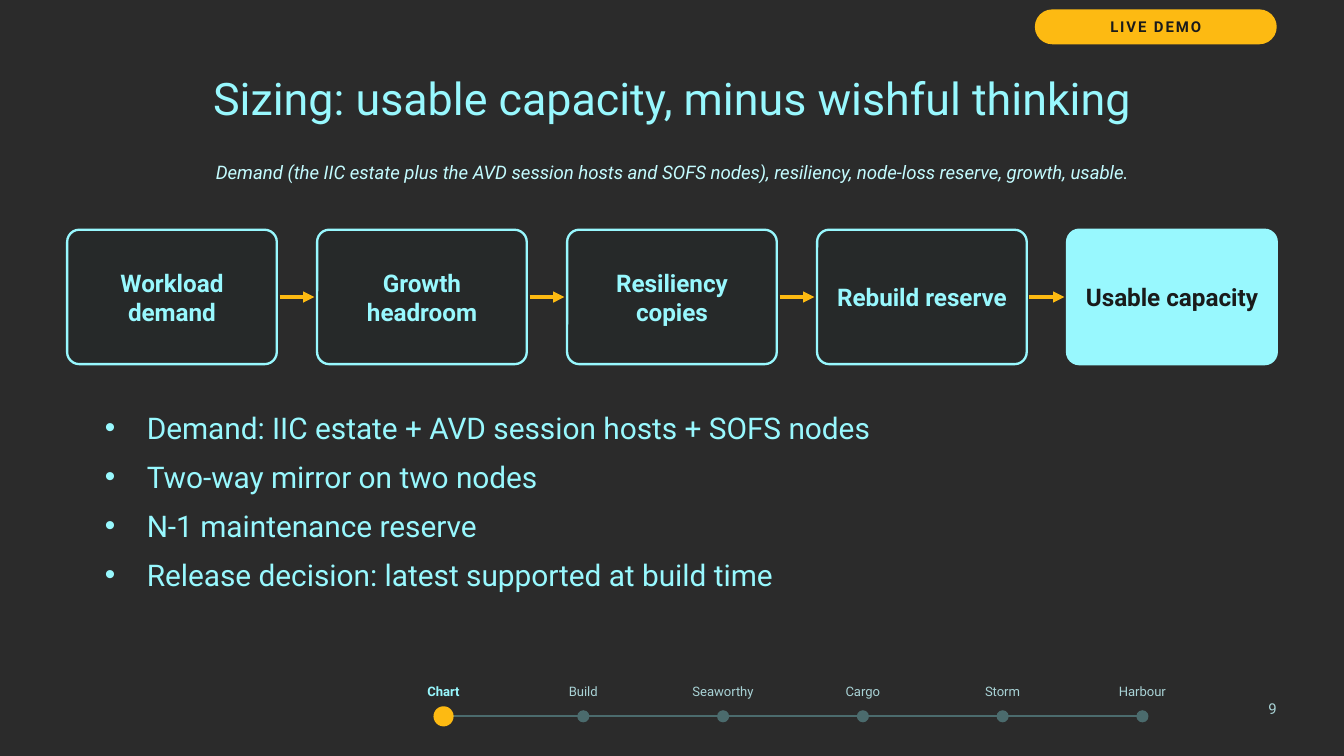
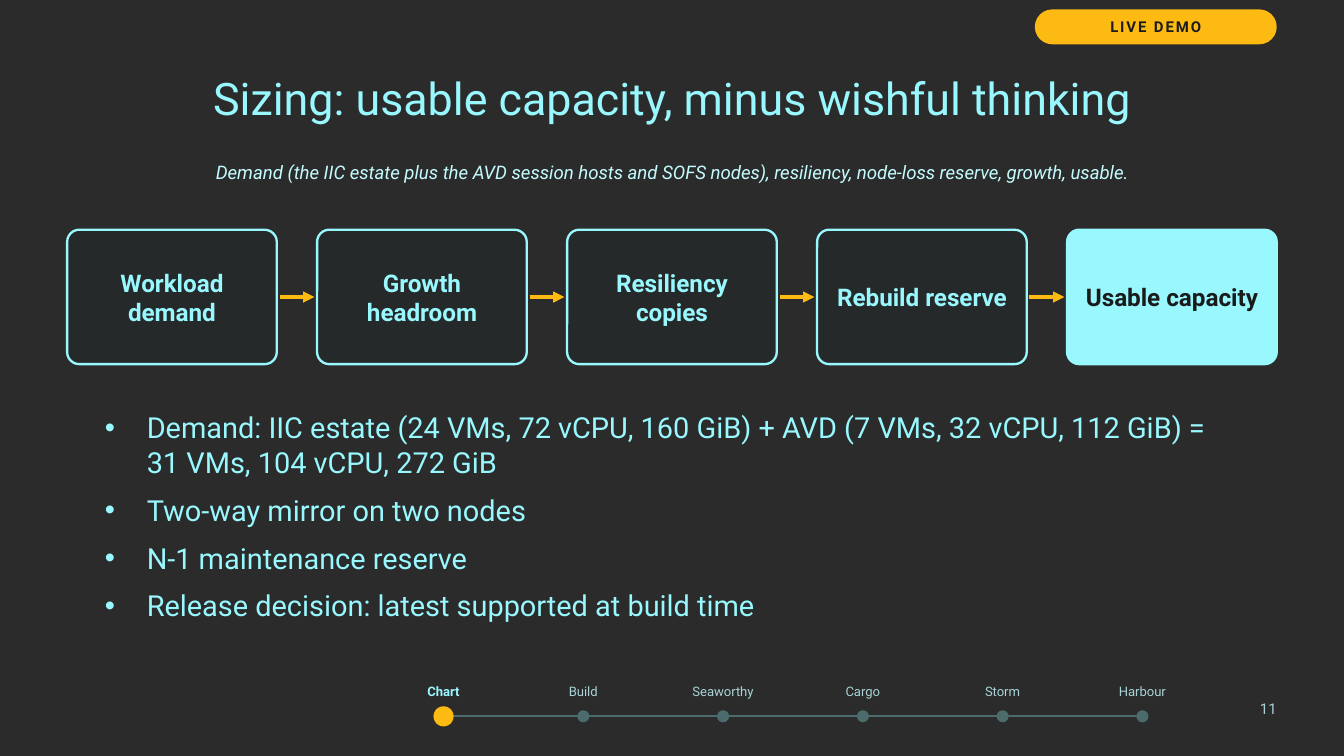
Before and after one commit to thisismydemo/nic2026_azl, a slide deck: slide 11 of presentation/Azure_Local_Discovery_to_Day2_NIC2026.pptx (slide 9 before the commit). Drawn at 1344x756 pixels with LibreOffice and Linux fonts; fonts in the diff are those of the drawing; background and template pictures are left out; a plain dark background stands for a picture behind light text. Boxes give left, top, right and bottom in pixels: in the first picture for what was removed or moved away, otherwise in the second. Text is boxed around its words. In the diff, an @@ line names an element or a change of style, - is before the commit and + after.

```diff
--- a/presentation/Azure_Local_Discovery_to_Day2_NIC2026.pptx
+++ b/presentation/Azure_Local_Discovery_to_Day2_NIC2026.pptx
@@ text at <box>147,415,1182,477</box>: text changed; size 16 to 15.5 pt @@
-• Demand: IIC estate + AVD session hosts + SOFS nodes
+• Demand: IIC estate (24 VMs, 72 vCPU, 160 GiB) + AVD (7 VMs, 32 vCPU, 112 GiB) = 31 VMs, 104 vCPU, 272 GiB
@@ text at <box>147,499,754,622</box>: size 16 to 15.5 pt in "Two-way mirror on two nodes", "N-1 maintenance reserve", "Release decision: latest supported at build time" @@
@@ text at <box>1260,703,1277,714</box>: text changed @@
-9
+11
```
Also in this commit, not shown: 38 other slides changed, 3 slides added, 4 other files.
